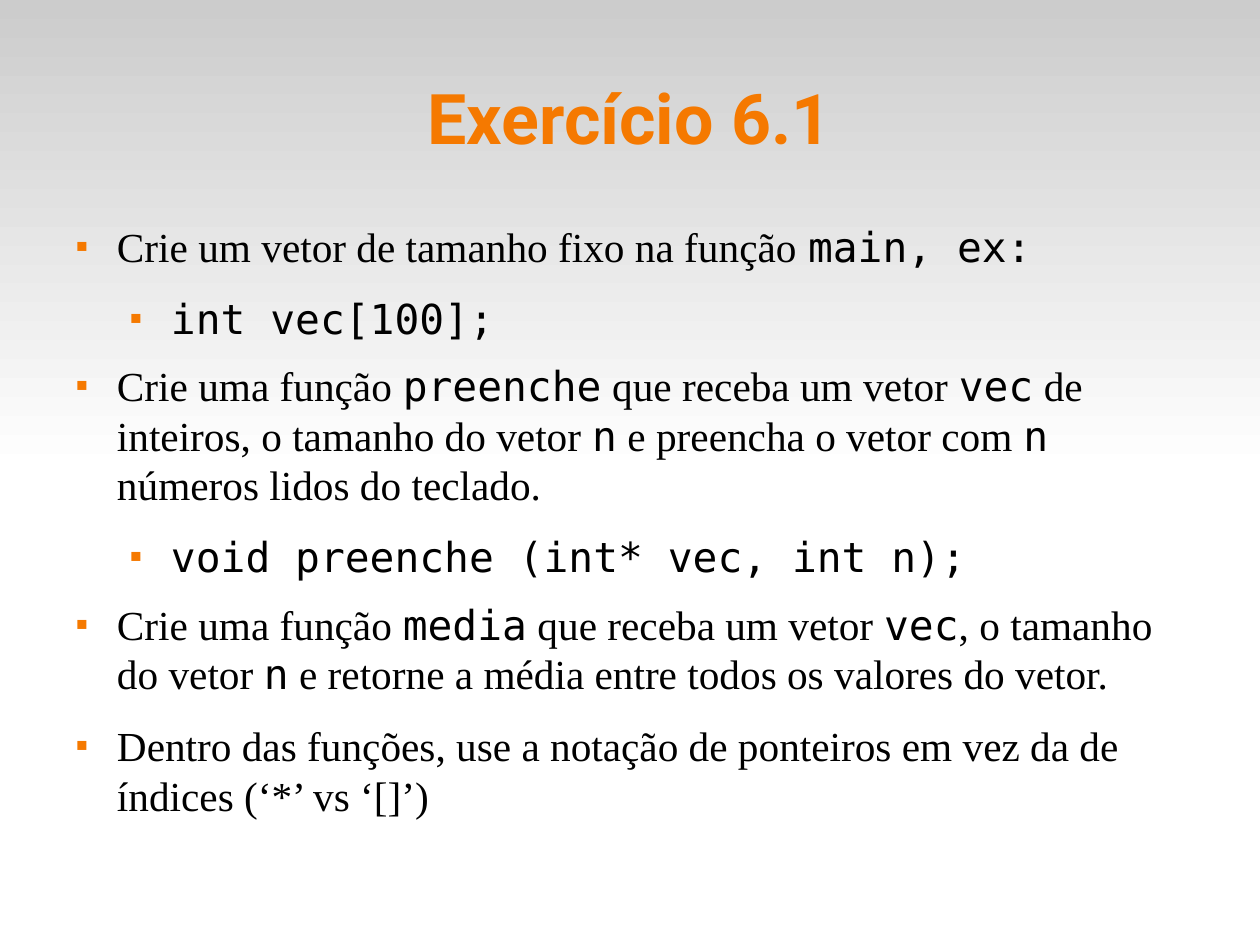
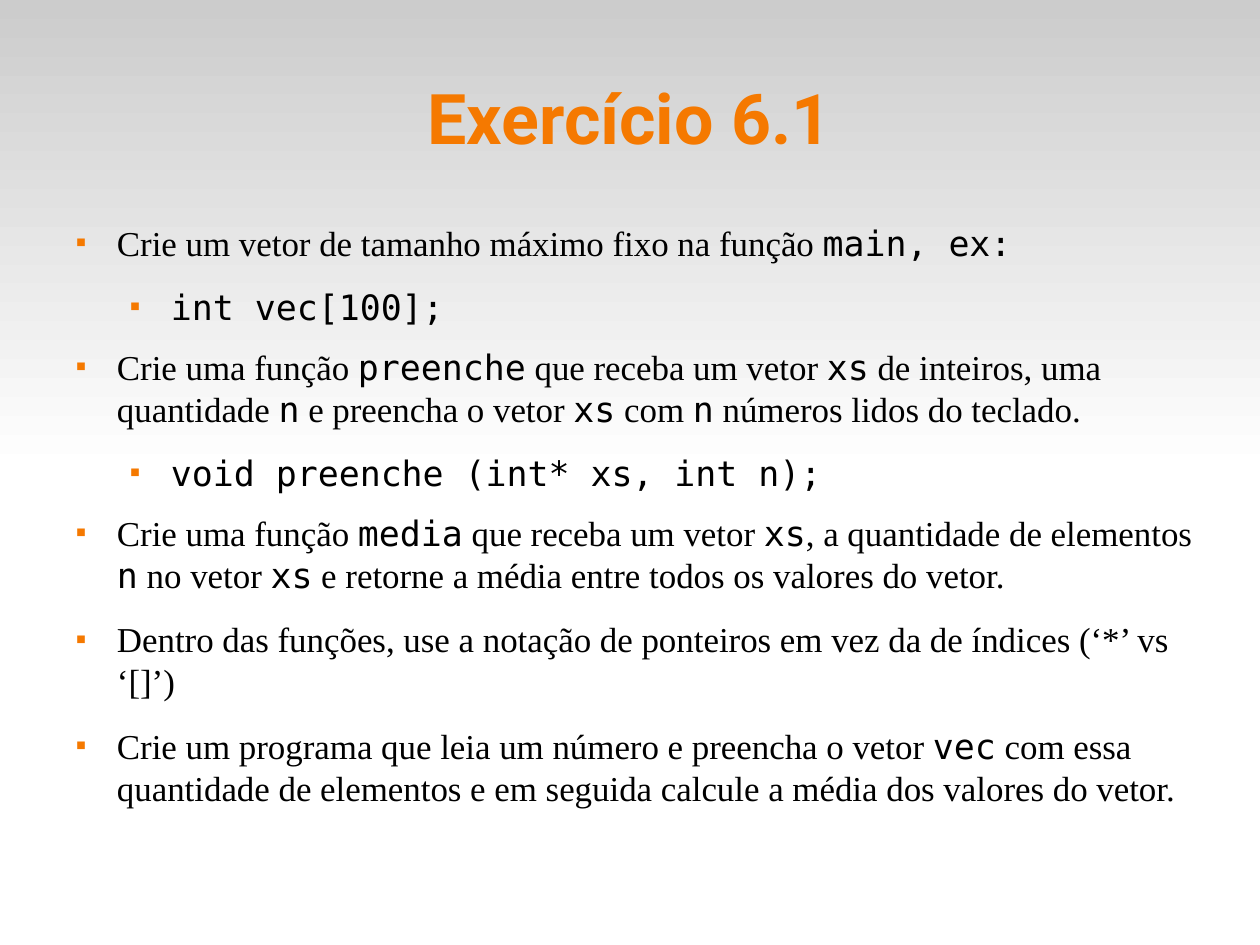
Before and after one commit to fsantanna-uerj/LP1, a slide deck: slide 7 of Slides/lp1-06-vetores.odp. Drawn at 1260x945 pixels with LibreOffice and Linux fonts; fonts in the diff are those of the drawing. Boxes give left, top, right and bottom in pixels: in the first picture for what was removed or moved away, otherwise in the second. Text is boxed around its words. In the diff, an @@ line names an element or a change of style, - is before the commit and + after.

```diff
--- a/Slides/lp1-06-vetores.odp
+++ b/Slides/lp1-06-vetores.odp
@@ text at [117, 229, 1012, 263]: text changed; size 26 to 22 pt @@
-■ Crie um vetor de tamanho fixo na função main, ex:
+■ Crie um vetor de tamanho máximo fixo na função main, ex:
@@ text at [117, 353, 1192, 589]: text changed; size 26 to 22 pt @@
-■ Crie uma função preenche que receba um vetor vec de inteiros, o tamanho do vetor n e preencha o vetor com n números lidos do teclado.
-  ■ void preenche (int* vec, int n);
-■ Crie uma função media que receba um vetor vec, o tamanho do vetor n e retorne a média entre todos os valores do vetor.
+■ Crie uma função preenche que receba um vetor xs de inteiros, uma quantidade n e preencha o vetor xs com n números lidos do teclado.
+  ■ void preenche (int* xs, int n);
+■ Crie uma função media que receba um vetor xs, a quantidade de elementos n no vetor xs e retorne a média entre todos os valores do vetor.
@@ text at [117, 627, 1168, 660]: size 26 to 22 pt in "int vec[100];", "Dentro das funções, use a notação de ..." @@
@@ text at [117, 734, 1174, 808]: paragraph added @@
+■ Crie um programa que leia um número e preencha o vetor vec com essa quantidade de elementos e em seguida calcule a média dos valores do vetor.
```
Also in this commit, not shown: 2 other slides changed, 1 other file.
